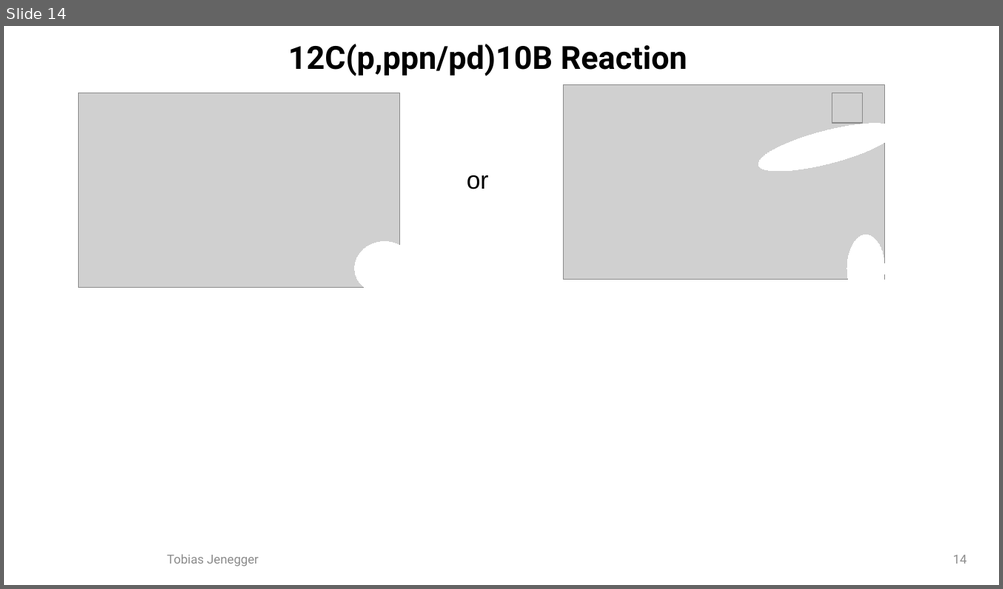
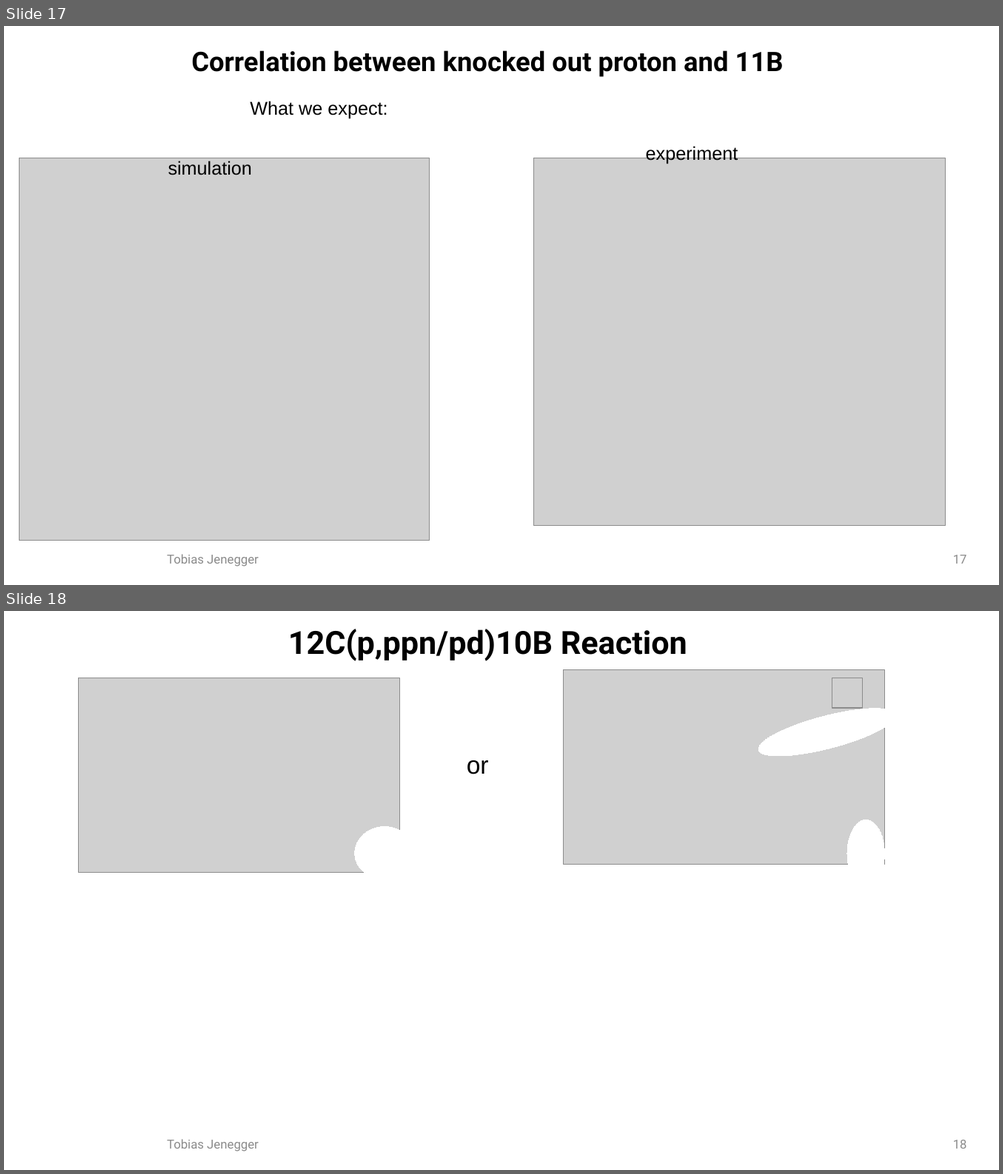
Before and after one commit to jenegger/2021_psi_pres, a slide deck: analysis.odp. Shown one above the other, each under a label of ours: slide 14 before the commit, slides 17 and 18 after it. The pictures are 1003x589 and 1003x1174 pixels, drawn with LibreOffice and Linux fonts; fonts in the diff are those of the drawing; grey boxes stand for pictures; background and template pictures are left out. Boxes give left, top, right and bottom in pixels: in the first picture for what was removed or moved away, otherwise in the second. Text is boxed around its words. In the diff, an @@ line names an element or a change of style, - is before the commit and + after.

```diff
--- a/analysis.odp
+++ b/analysis.odp
@@ slide 17 added at box(4, 26, 999, 585), background #FFFFFF @@
@@ title added at box(191, 50, 783, 77), 26 pt, text #000000, bold @@
+Correlation between knocked out proton and 11B
@@ text added at box(250, 101, 387, 119), 18 pt, text #000000 @@
+What we expect:
@@ picture added at box(19, 158, 430, 541) @@
@@ picture added at box(534, 158, 945, 526) @@
@@ text added at box(646, 145, 738, 164), 18 pt, text #000000 @@
+experiment
@@ text added at box(168, 161, 252, 175), 18 pt, text #000000 @@
+simulation
@@ text added at box(167, 554, 259, 567), 12 pt, text #8B8B8B @@
+Tobias Jenegger
@@ page number added at box(953, 555, 967, 564), 12 pt, text #8B8B8B @@
+17
@@ what was slide 14 is now slide 18 @@
@@ page number at box(953, 1140, 967, 1149): text changed @@
-14
+18
```
Also in this commit, not shown: 5 slides changed, 3 other slides added, 4 slides removed, 13 other files.
